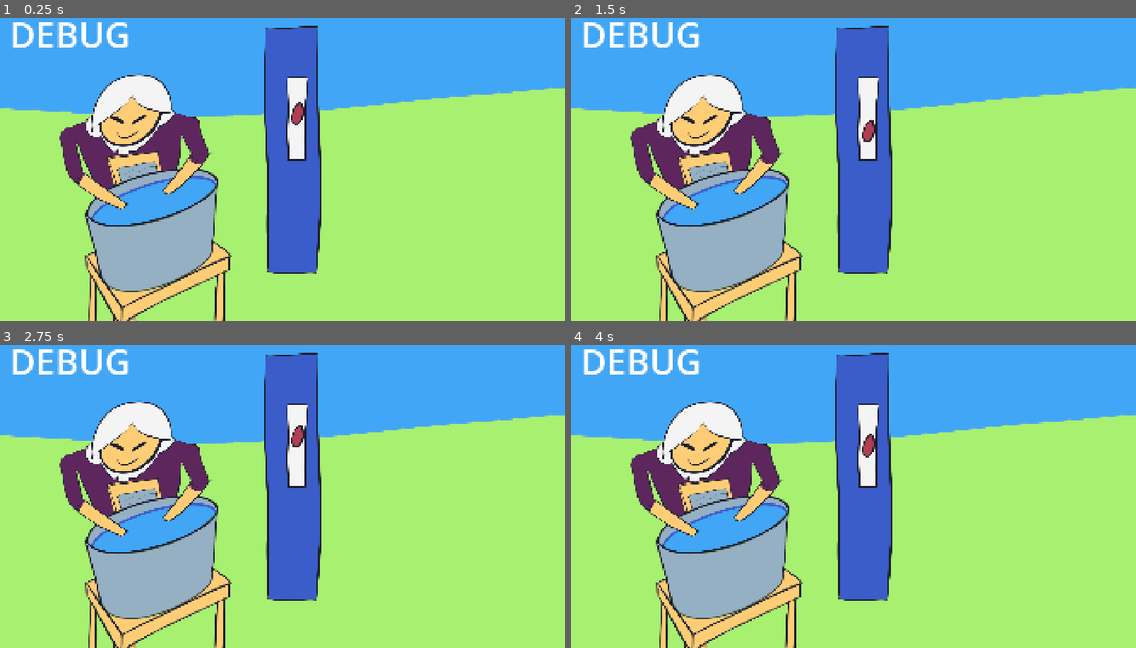
Above: before the commit, frames 1-4 (two rows, left to right).
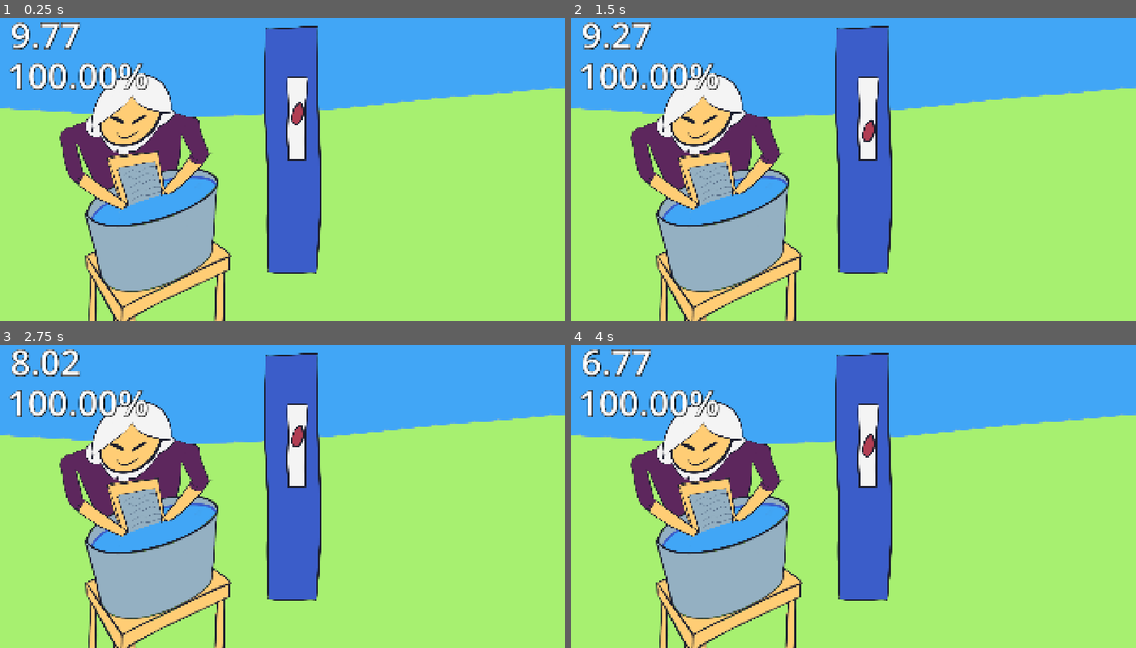
Above: after the commit, the same moments.

Repository: rafa-fiedo/ludum-dare-60-old-tech
Game: Godot game, scene res://scenes/main.tscn
The game is run twice, just before and just after one commit, with the same random seed, the same clock (stepped at 60 frames per second) and the same inputs.
Inputs (mouse positions are in pixels of both pictures, inside the frame that each line leads up to):
- Up to frame 1 (0.25 s): no input
- Up to frame 2 (1.5 s): tap Enter at 0.5 s; move the mouse to (881, 160) at 0.52 s; tap Space (pause) at 1.25 s; move the mouse to (740, 178) at 1.27 s
- Up to frame 3 (2.75 s): move the mouse to (293, 484) at 2.02 s
- Up to frame 4 (4 s): move the mouse to (847, 493) at 2.77 s; move the mouse to (893, 493) at 3.52 s

The runs differ from the first frame. In frame 1, 2.8% of the frame differs, in the area x 1-30%, y 1-63%; in frame 2, 2.8%; in frame 3, 2.8%; in frame 4, 2.8%.

Commit message:
add check button scripts

Diff:
--- a/old-tech/scenes/main.gd
+++ b/old-tech/scenes/main.gd
@@ -1,10 +1,33 @@
 extends Node2D
+
+var check_count: float = 0
+var in_checks_count: float = 0
+var percent_store = 1
 
 func _ready() -> void:
 	start_timer()
+	$Time.text = ""
+	$Percent.text = ""
 
-func _physics_process(delta: float) -> void:
-	print($ActionBar.get_is_mouse_inside())
+func _physics_process(_delta: float) -> void:
+	update_debug_texts()
 
 func start_timer() -> void:
-	$Timer.start(10)
+	$GameTime.start(10)
+	$CheckTimer.start(0.2)
+
+func _on_game_time_timeout() -> void:
+	$CheckTimer.stop()
+
+func _on_check_timer_timeout() -> void:
+	check_count += 1
+	if $ActionBar.get_is_mouse_inside():
+		in_checks_count += 1
+	percent_store = in_checks_count / check_count
+
+func update_debug_texts() -> void:
+	$Time.text = "%.2f" % $GameTime.time_left
+	$Percent.text = "%.2f" % (percent_store * 100) + "%"
+
+func round_to_2(value: float) -> float:
+	return round(value * 100.0) / 100.0
--- a/old-tech/scenes/main.tscn
+++ b/old-tech/scenes/main.tscn
@@ -23,13 +23,30 @@
 process_mode = 3
 script = ExtResource("5_tbgi4")
 
-[node name="Timer" type="Timer" parent="." unique_id=1916303493]
+[node name="GameTime" type="Timer" parent="." unique_id=1916303493]
 one_shot = true
 
-[node name="Label" type="Label" parent="." unique_id=1240357210]
-offset_left = 33.0
-offset_top = 21.0
-offset_right = 443.0
-offset_bottom = 186.0
+[node name="CheckTimer" type="Timer" parent="." unique_id=632201701]
+
+[node name="Time" type="Label" parent="." unique_id=1240357210]
+offset_left = 35.0
+offset_top = 23.0
+offset_right = 445.0
+offset_bottom = 188.0
+theme_override_colors/font_shadow_color = Color(0, 0, 0, 1)
+theme_override_constants/shadow_outline_size = 10
 theme_override_font_sizes/font_size = 120
-text = "DEBUG"
+text = "Time"
+
+[node name="Percent" type="Label" parent="." unique_id=617186032]
+offset_left = 25.0
+offset_top = 161.0
+offset_right = 435.0
+offset_bottom = 326.0
+theme_override_colors/font_shadow_color = Color(0, 0, 0, 1)
+theme_override_constants/shadow_outline_size = 10
+theme_override_font_sizes/font_size = 120
+text = "%%"
+
+[connection signal="timeout" from="GameTime" to="." method="_on_game_time_timeout"]
+[connection signal="timeout" from="CheckTimer" to="." method="_on_check_timer_timeout"]
Binary file changed: old-tech/assets/drawings/lady.png
Not shown, changed: old-tech/assets/drawings/lady.kra
Not shown, changed: old-tech/assets/drawings/lady.kra~
Not shown, added: old-tech/assets/drawings/lady.png~
